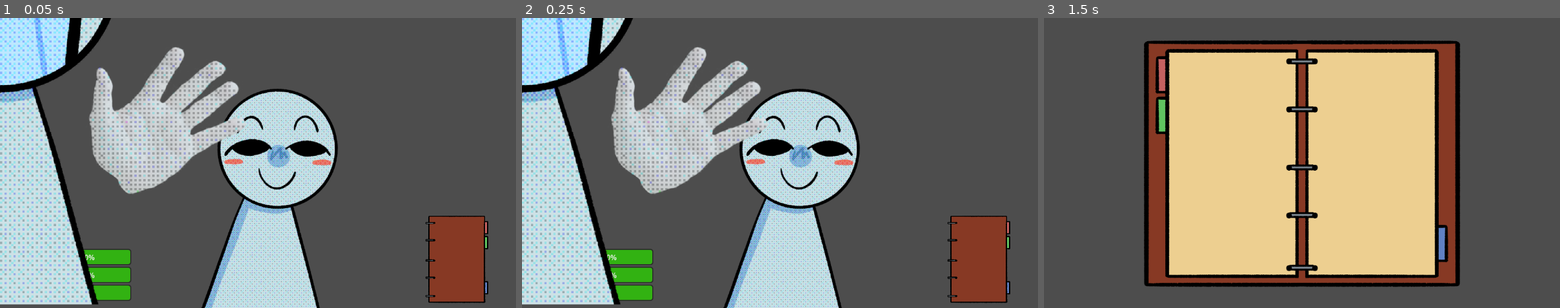
Above: before the commit, frames 1-3 (left to right).
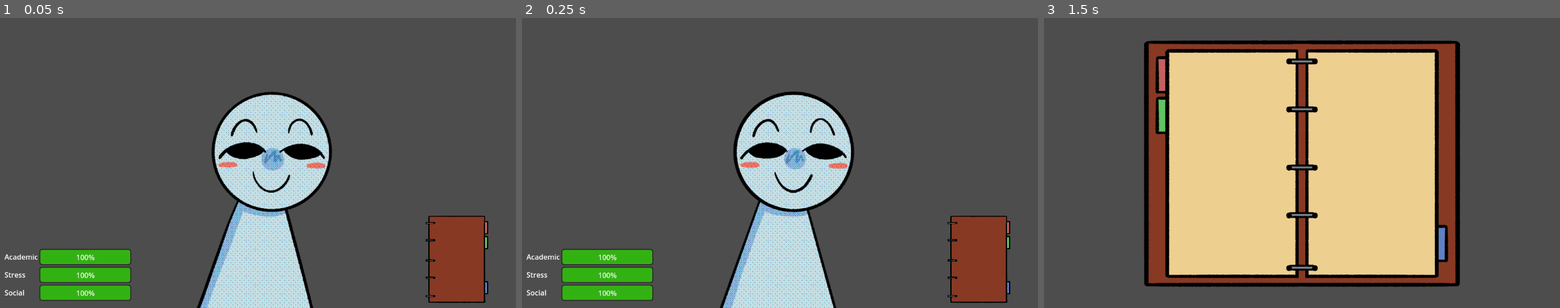
Above: after the commit, the same moments.

Repository: MLJoson/broncoHacksS25
Game: Godot game, scene res://Scenes/main.tscn
Two runs of this game, one before a commit and one after it. Both use one fixed random seed, a clock stepped at 60 frames per second and the inputs below.
Inputs (mouse positions are in pixels of both pictures, inside the frame that each line leads up to):
- Up to frame 1 (0.05 s): no input
- Up to frame 2 (0.25 s): no input
- Up to frame 3 (1.5 s): click (1503, 255) at 0.5 s; tap Enter at 1.25 s; tap A (add_task) at 1.35 s

The runs differ from the first frame. In frame 1, 30% of the frame differs, in the area x 0-66%, y 0-100%; in frame 2, 30%; in frame 3, nothing differs.

Commit message:
stu scene in main

Diff:
--- a/broncohackss25/Scenes/main.tscn
+++ b/broncohackss25/Scenes/main.tscn
@@ -1,8 +1,7 @@
-[gd_scene load_steps=7 format=3 uid="uid://chmt5snj5c7hl"]
+[gd_scene load_steps=6 format=3 uid="uid://chmt5snj5c7hl"]
 
 [ext_resource type="PackedScene" uid="uid://c706mvhxakqxq" path="res://Scenes/stats_ui.tscn" id="1_jjgbg"]
-[ext_resource type="Texture2D" uid="uid://i45u813ov17b" path="res://Assets/STU.png" id="2_bo1nx"]
-[ext_resource type="PackedScene" uid="uid://dpe3gs7ugm2q0" path="res://Scenes/stu.tscn" id="3_21xkr"]
+[ext_resource type="PackedScene" uid="uid://dpe3gs7ugm2q0" path="res://Scenes/stu.tscn" id="2_kry3j"]
 [ext_resource type="Texture2D" uid="uid://cdnscn70mvut2" path="res://Assets/planner_close.png" id="3_kry3j"]
 [ext_resource type="Texture2D" uid="uid://ci0y03ck6d3dc" path="res://Assets/planner_open.png" id="4_21xkr"]
 [ext_resource type="Script" uid="uid://bo5asvu21tp7w" path="res://Scripts/texture_button.gd" id="5_kry3j"]
@@ -26,10 +25,10 @@
 grow_horizontal = 2
 grow_vertical = 0
 scale = Vector2(0.5, 0.5)
-texture = ExtResource("2_bo1nx")
 expand_mode = 1
 
-[node name="STU2" parent="CanvasLayer" instance=ExtResource("3_21xkr")]
+[node name="STU" parent="CanvasLayer/STU" instance=ExtResource("2_kry3j")]
+position = Vector2(614, 654)
 
 [node name="TextureButton" type="TextureButton" parent="CanvasLayer"]
 anchors_preset = 3
--- a/broncohackss25/Scenes/stu.tscn
+++ b/broncohackss25/Scenes/stu.tscn
@@ -1,7 +1,9 @@
-[gd_scene load_steps=13 format=3 uid="uid://dpe3gs7ugm2q0"]
+[gd_scene load_steps=15 format=3 uid="uid://dpe3gs7ugm2q0"]
 
 [ext_resource type="Texture2D" uid="uid://4hst1n8dg5mo" path="res://Assets/Stu/HiStu1.png" id="1_0qj4j"]
+[ext_resource type="Texture2D" uid="uid://c7ntrvbmgfm0q" path="res://Assets/Stu/CrashoutStu1.png" id="2_o03bb"]
 [ext_resource type="Texture2D" uid="uid://cxeqfy40dwwr2" path="res://Assets/Stu/HiStu2.png" id="2_ow7hm"]
+[ext_resource type="Texture2D" uid="uid://w81tbihbfqfj" path="res://Assets/Stu/CrashoutStu2.png" id="3_bxefh"]
 [ext_resource type="Texture2D" uid="uid://d060piv2oah5c" path="res://Assets/Stu/NormalStu1.png" id="3_qf1dv"]
 [ext_resource type="Texture2D" uid="uid://b4p0sx8f3uk0g" path="res://Assets/Stu/NormalStu2.png" id="4_o03bb"]
 [ext_resource type="Texture2D" uid="uid://dtw6ik0plo5xd" path="res://Assets/Stu/ShrimpinStu1.png" id="5_bxefh"]
@@ -10,10 +12,21 @@
 [ext_resource type="Texture2D" uid="uid://djbjsc74x58ev" path="res://Assets/Stu/ErmActuallyStu2.png" id="8_077he"]
 [ext_resource type="Texture2D" uid="uid://c4e3q8ys6er23" path="res://Assets/Stu/TiredStu1.png" id="9_7j57n"]
 [ext_resource type="Texture2D" uid="uid://c3t6inc7urq8v" path="res://Assets/Stu/TiredStu2.png" id="10_ocauu"]
-[ext_resource type="Script" uid="uid://qhc3sjf7jvou" path="res://Scripts/stu.gd" id="11_ow7hm"]
+[ext_resource type="Script" uid="uid://yltwuiaul1uh" path="res://Scripts/stu.gd" id="11_ow7hm"]
 
-[sub_resource type="SpriteFrames" id="SpriteFrames_ow7hm"]
+[sub_resource type="SpriteFrames" id="SpriteFrames_0qj4j"]
 animations = [{
+"frames": [{
+"duration": 1.0,
+"texture": ExtResource("2_o03bb")
+}, {
+"duration": 1.0,
+"texture": ExtResource("3_bxefh")
+}],
+"loop": true,
+"name": &"crash out",
+"speed": 5.0
+}, {
 "frames": [{
 "duration": 1.0,
 "texture": ExtResource("1_0qj4j")
@@ -70,8 +83,10 @@
 "speed": 5.0
 }]
 
-[node name="STU" type="AnimatedSprite2D"]
-sprite_frames = SubResource("SpriteFrames_ow7hm")
-animation = &"happy"
-frame_progress = 0.0406823
+[node name="STU" type="Node2D"]
 script = ExtResource("11_ow7hm")
+
+[node name="AnimatedSprite2D" type="AnimatedSprite2D" parent="."]
+sprite_frames = SubResource("SpriteFrames_0qj4j")
+animation = &"normal"
+frame_progress = 0.656837
--- a/broncohackss25/Scripts/stu.gd
+++ b/broncohackss25/Scripts/stu.gd
@@ -1,4 +1,6 @@
-extends AnimatedSprite2D
+extends Node2D
 
-#Connect to player status file
-@export var PlayerStatus: PlayerStatus
+@onready var animation = $AnimatedSprite2D
+
+func _ready():
+	animation.play("normal")
Binary file added: broncohackss25/Assets/Stu/CrashoutStu1.png
Not shown, added: broncohackss25/Assets/Stu/CrashoutStu1.png.import
Binary file added: broncohackss25/Assets/Stu/CrashoutStu2.png
Not shown, added: broncohackss25/Assets/Stu/CrashoutStu2.png.import
Not shown, changed: broncohackss25/Scripts/stu.gd.uid
